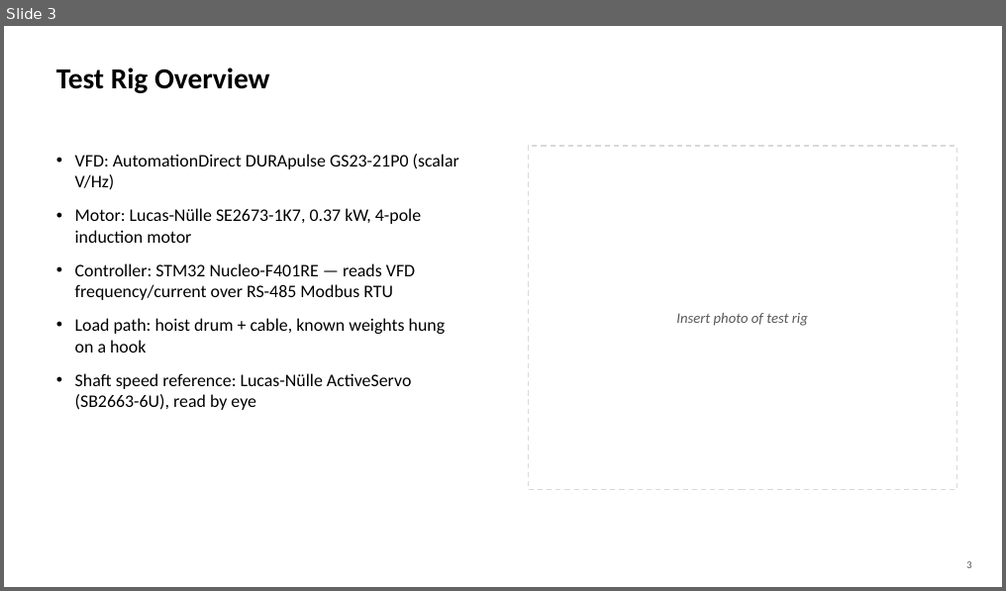
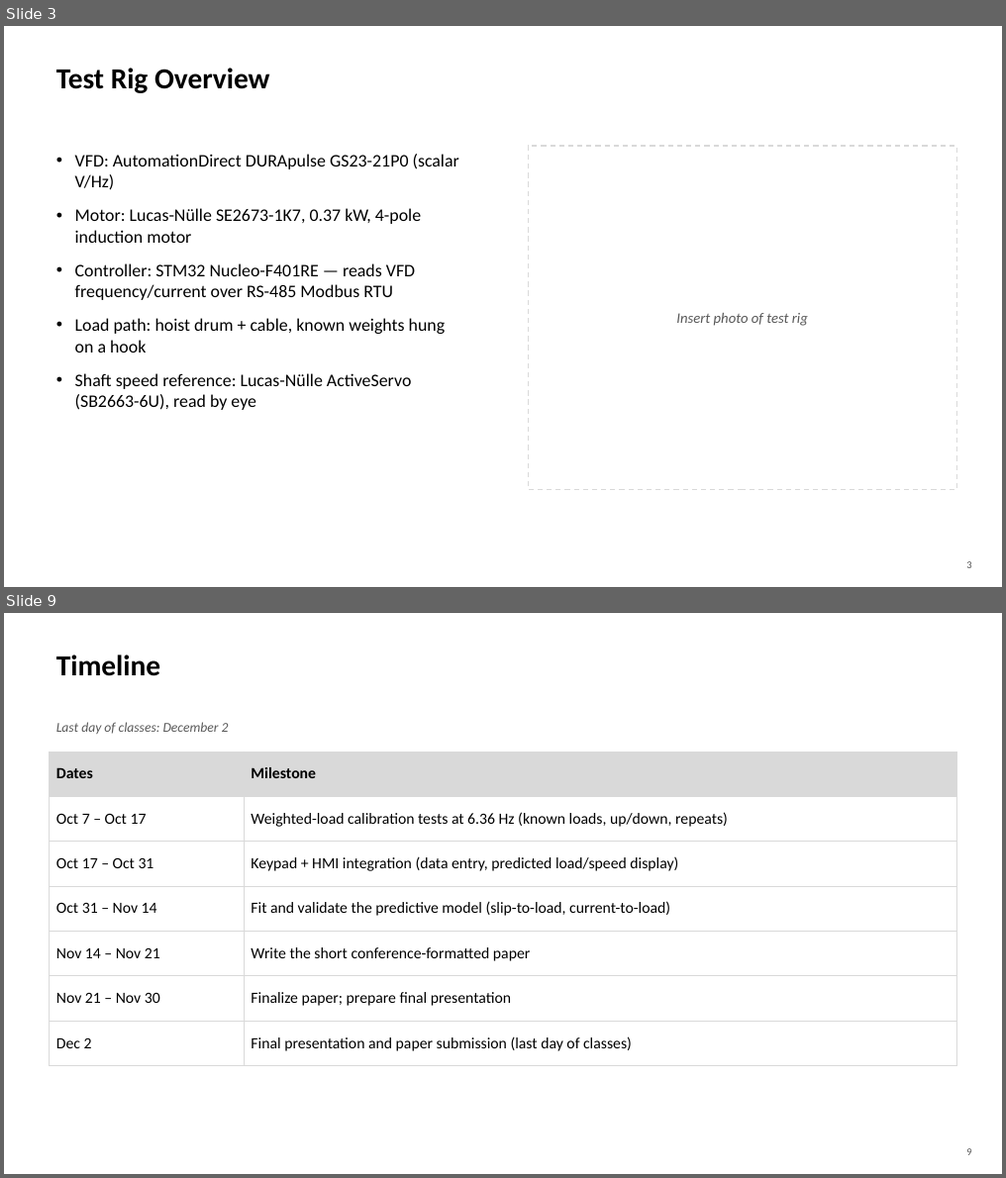
Before and after one commit to David-4529/Capstone, a slide deck: docs/Capstone_Progress_Update.pptx. Shown one above the other, each under a label of ours: slide 3 before the commit, slides 3 and 9 after it; the slides between them are not shown. The pictures are 1006x591 and 1006x1178 pixels, drawn with LibreOffice and Linux fonts; fonts in the diff are those of the drawing. Boxes give left, top, right and bottom in pixels: in the first picture for what was removed or moved away, otherwise in the second. Text is boxed around its words. In the diff, an @@ line names an element or a change of style, - is before the commit and + after.

```diff
--- a/docs/Capstone_Progress_Update.pptx
+++ b/docs/Capstone_Progress_Update.pptx
@@ slide 9 added at [4,613,1002,1174], background #FFFFFF @@
@@ text added at [56,655,160,676], 28 pt, text #000000, bold @@
+Timeline
@@ text added at [56,722,229,734], 13 pt, text #595959, italic @@
+Last day of classes: December 2
@@ table added at [49,752,957,1056], 7 rows, 2 columns @@
+Dates | Milestone
+Oct 7 – Oct 17 | Weighted-load calibration tests at 6.36 Hz (known loads, up/down, repeats)
+Oct 17 – Oct 31 | Keypad + HMI integration (data entry, predicted load/speed display)
+Oct 31 – Nov 14 | Fit and validate the predictive model (slip-to-load, current-to-load)
+Nov 14 – Nov 21 | Write the short conference-formatted paper
+Nov 21 – Nov 30 | Finalize paper; prepare final presentation
+Dec 2 | Final presentation and paper submission (last day of classes)
@@ text added at [966,1149,971,1156], 10 pt, text #595959 @@
+9
```
Also in this commit, not shown: 5 slides changed, 1 other slide added.
